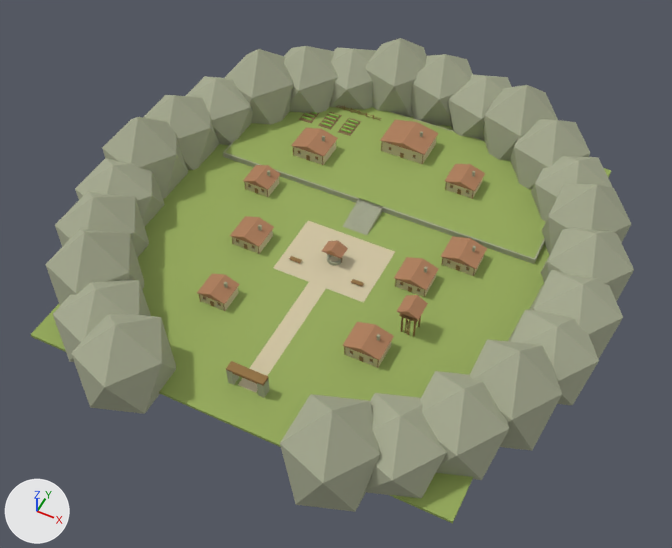
The Blender file Blender/MossbellVillage.blend, before and after one commit.
Camera for both pictures: a 50 mm lens placed at (91.4, -188.8, 220.8), pointed at (1.2, -8.5, -4.6). Every picture has the same lights, and +X, +Y and +Z are marked at lower left. The older version comes first.

Before the edit, the objects in view are built like this:
```python
me_cube_001 = bpy.data.meshes.new('Cube.001')
me_cube_001.from_pydata(...)  # 16 vertices, 12 faces; spans x -68.0..68.0, y -75.0..75.0, z -1.0..2.0
me_cube_001.materials.append(mat_grass)  # green #99ad61
me_cube_002 = bpy.data.meshes.new('Cube.002')
me_cube_002.from_pydata(...)  # 804 vertices, 878 faces; spans x -89.0..89.0, y -87.0..96.0, z -14.0..26.0
me_cube_002.materials.append(mat_stone)  # grey #aaad95
me_cube_028 = bpy.data.meshes.new('Cube.028')
me_cube_028.from_pydata(...)  # 728 vertices, 546 faces; spans x -49.0..42.5, y -63.5..61.1, z 0.0..9.8
me_cube_028.materials.append(mat_wood)  # brown #95764b
me_gabled_tiled_roof = bpy.data.meshes.new('Gabled tiled roof')
me_gabled_tiled_roof.from_pydata(...)  # 66 vertices, 55 faces; spans x -43.0..43.0, y -41.5..58.5, z 4.0..12.0
me_gabled_tiled_roof.materials.append(mat_rooftiles)  # brown #af8161
ob_grass = bpy.data.objects.new('Grass', me_cube_001)
ob_grass.location = (0.0, 0.0, 0.0)
ob_rooftiles = bpy.data.objects.new('RoofTiles', me_gabled_tiled_roof)
ob_rooftiles.location = (0.0, 0.0, 0.0)
ob_stone = bpy.data.objects.new('Stone', me_cube_002)
ob_stone.location = (0.0, 0.0, 0.0)
ob_wood = bpy.data.objects.new('Wood', me_cube_028)
ob_wood.location = (0.0, 0.0, 0.0)
# also in view: 'HousePlaster' at (0.0, -2.5, 3.5)
```
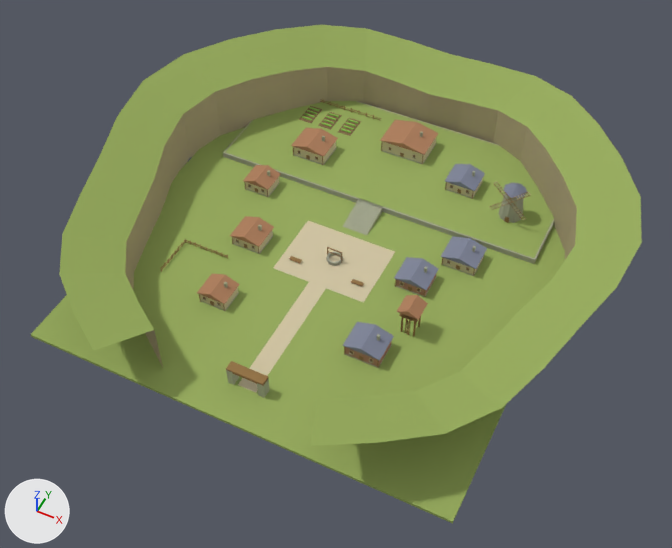
Commit message: Refine Mossbell architecture using supplied Kakariko N64 references

Location of each change, (x1, y1, x2, y2) in pixels of the pictures (672 x 548 px):
'Grass', reshaped
    before: (31, 107, 611, 523)
    after: (31, 25, 642, 523)
'Stone', reshaped (53% narrower, 44% shorter)
    before: (45, 38, 634, 512)
    after: (202, 131, 476, 398)
'EarthCliff', added
    after: (125, 67, 577, 367)
'RoofSlate', added
    after: (342, 164, 527, 360)
'Masonry', added
    after: (201, 101, 555, 368)
'Brick', added
    after: (345, 275, 436, 367)
part 1 of me_cube_001, added (green)
    after: (59, 25, 642, 446)
part 2 of me_cube_002, deleted
    before: (45, 38, 634, 512)
part 3 of me_gabled_tiled_roof, deleted (brown)
    before: (342, 322, 394, 360)
part 4 of me_gabled_tiled_roof, deleted (brown)
    before: (445, 164, 485, 191)
part 5 of me_gabled_tiled_roof, deleted (brown)
    before: (394, 257, 439, 290)
part 6 of me_gabled_tiled_roof, deleted
    before: (322, 240, 348, 258)
part 7 of me_gabled_tiled_roof, deleted (brown)
    before: (441, 236, 487, 269)

Diff of the bpy script that builds the scene:
```diff
--- a/Blender/MossbellVillage.blend.py
+++ b/Blender/MossbellVillage.blend.py
@@ me_cube_001 @@
-me_cube_001.from_pydata(...)  # 16 vertices, 12 faces; spans x -68.0..68.0, y -75.0..75.0, z -1.0..2.0
+me_cube_001.from_pydata(...)  # 128 vertices, 40 faces; spans x -87.0..87.0, y -84.0..87.0, z -1.0..26.0
+# me_cube_001 part 1
+# 112 vertices are added at x -87.0..87.0, y -84.0..87.0, z 14.0..26.0
+# 28 new faces join them
 me_cube_001.materials.append(mat_grass)
@@ me_cube_002 @@
-me_cube_002.from_pydata(...)  # 804 vertices, 878 faces; spans x -89.0..89.0, y -87.0..96.0, z -14.0..26.0
+me_cube_002.from_pydata(...)  # 400 vertices, 300 faces; spans x -41.0..41.0, y -64.0..53.0, z 0.0..10.0
+# me_cube_002 part 2: 38 loose pieces with 404 vertices, spanning x -89.0..89.0, y -87.0..96.0, z -14.0..26.0, are deleted
+# other edits to the shape of me_cube_002 do not show in these pictures
 me_cube_002.materials.append(mat_stone)
@@ me_gabled_tiled_roof @@
-me_gabled_tiled_roof.from_pydata(...)  # 66 vertices, 55 faces; spans x -43.0..43.0, y -41.5..58.5, z 4.0..12.0
+me_gabled_tiled_roof.from_pydata(...)  # 36 vertices, 30 faces; spans x -43.0..36.5, y -41.5..58.5, z 4.0..12.0
+# me_gabled_tiled_roof part 3: the loose piece of 6 vertices spanning x 19.0..31.0, y -40.0..-30.0, z 4.5..6.5 is deleted
+# me_gabled_tiled_roof part 4: the loose piece of 6 vertices spanning x 19.5..30.5, y 37.0..47.0, z 6.1..8.1 is deleted
+# me_gabled_tiled_roof part 5: the loose piece of 6 vertices spanning x 21.5..32.5, y -9.0..1.0, z 4.0..6.0 is deleted
+# me_gabled_tiled_roof part 6: the loose piece of 6 vertices spanning x -3.5..3.5, y -9.5..-4.5, z 4.8..6.8 is deleted
+# me_gabled_tiled_roof part 7: the loose piece of 6 vertices spanning x 31.0..43.0, y 6.0..16.0, z 4.0..6.0 is deleted
 me_gabled_tiled_roof.materials.append(mat_rooftiles)
@@ ob_earthcliff @@
+ob_earthcliff = bpy.data.objects.new('EarthCliff', me_earth_cliff)  # 112 vertices, 28 faces; spans x -69.3..69.3, y -67.7..69.7, z -1.0..19.9; in mat_earthcliff (beige #b5a886)
+ob_earthcliff.location = (0.0, 0.0, 0.0)
@@ ob_roofslate @@
+ob_roofslate = bpy.data.objects.new('RoofSlate', me_gabled_tiled_roof_001)  # 35 vertices, 31 faces; spans x 19.0..47.6, y -40.0..47.0, z 4.0..16.0; in mat_roofslate (grey #818699)
+ob_roofslate.location = (0.0, 0.0, 0.0)
@@ ob_brick @@
+ob_brick = bpy.data.objects.new('Brick', me_cube_047)  # a box spanning x 19.5..30.5, y -39.5..-30.5, z 0.0..4.5; a box spanning x 22.0..32.0, y -8.5..0.5, z 0.0..4.0; in mat_brick (brown #b58673)
+ob_brick.location = (0.0, 0.0, 0.0)
@@ ob_masonry @@
+ob_masonry = bpy.data.objects.new('Masonry', me_cube_002_1)  # 164 vertices, 120 faces; spans x -58.0..58.0, y -41.1..68.0, z 0.0..13.0; in mat_masonry (grey #a8aa97)
+ob_masonry.location = (0.0, 0.0, 0.0)
```
